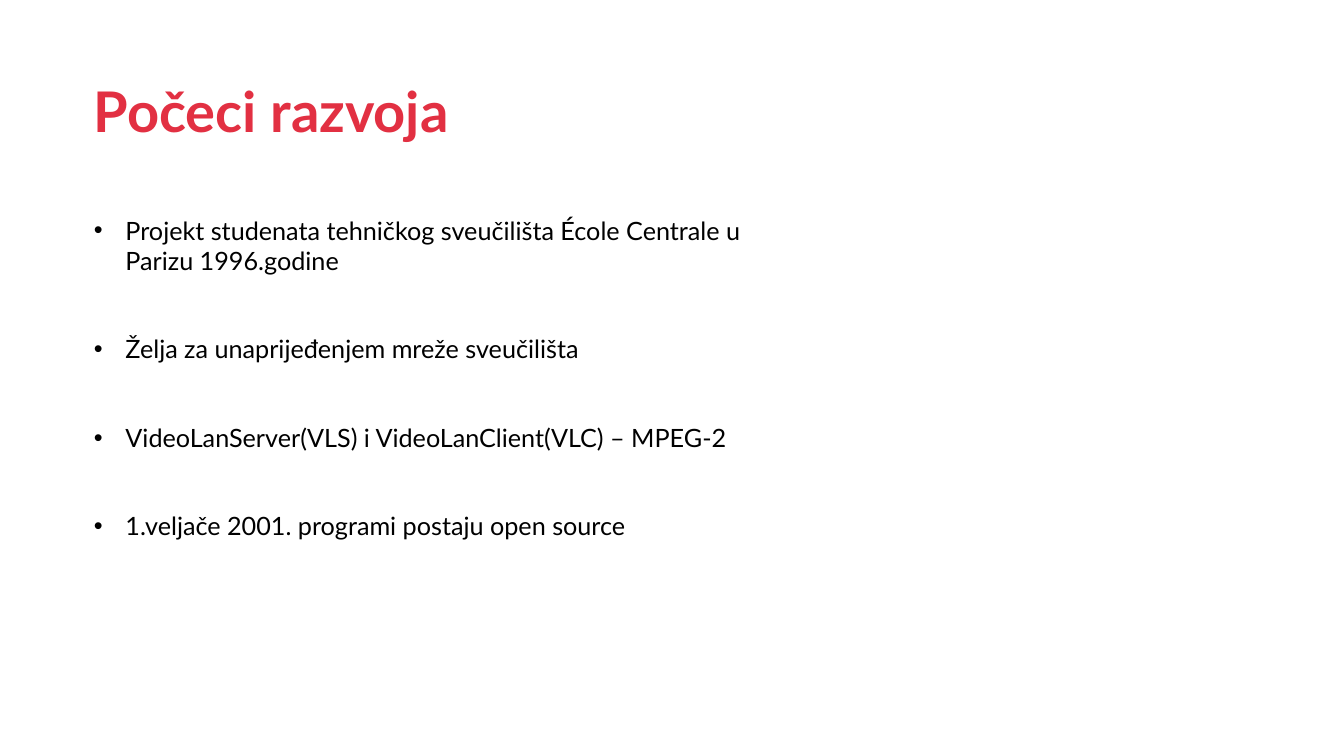
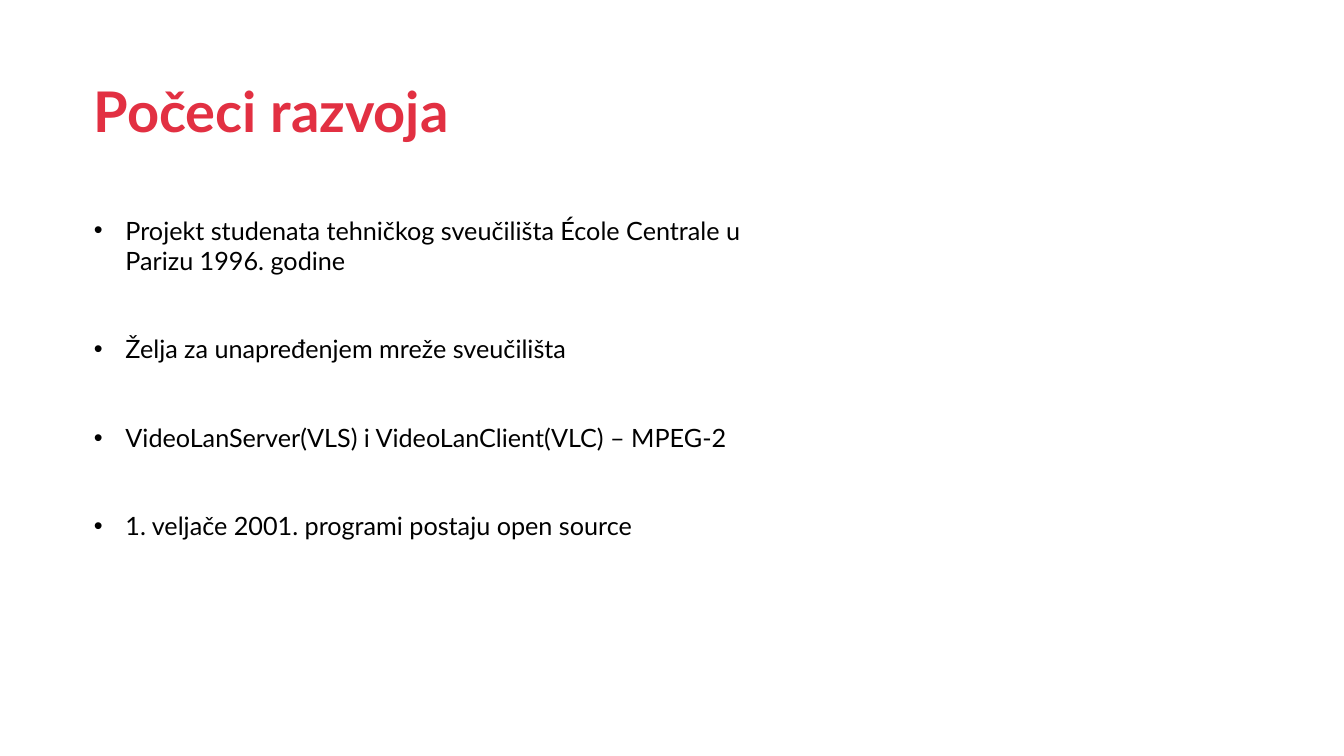
Before and after one commit to CvetkovskiIvor/ProgramskoInzenjerstvoSeminar, a slide deck: slide 30 of Open Source Prezentacija.pptx. Drawn at 1344x756 pixels with LibreOffice and Linux fonts; fonts in the diff are those of the drawing; background and template pictures are left out. Boxes give left, top, right and bottom in pixels: in the first picture for what was removed or moved away, otherwise in the second. Text is boxed around its words. In the diff, an @@ line names an element or a change of style, - is before the commit and + after.

```diff
--- a/Open Source Prezentacija.pptx
+++ b/Open Source Prezentacija.pptx
@@ text at [125,218,740,363]: text changed @@
-• Projekt studenata tehničkog sveučilišta École Centrale u Parizu 1996.godine
-• Želja za unaprijeđenjem mreže sveučilišta
+• Projekt studenata tehničkog sveučilišta École Centrale u Parizu 1996. godine
+• Želja za unapređenjem mreže sveučilišta
@@ text at [125,516,632,540]: spaces changed @@
-• 1.veljače 2001. programi postaju open source
+• 1. veljače 2001. programi postaju open source
```
Also in this commit, not shown: 24 other slides changed, 1 slide removed.
